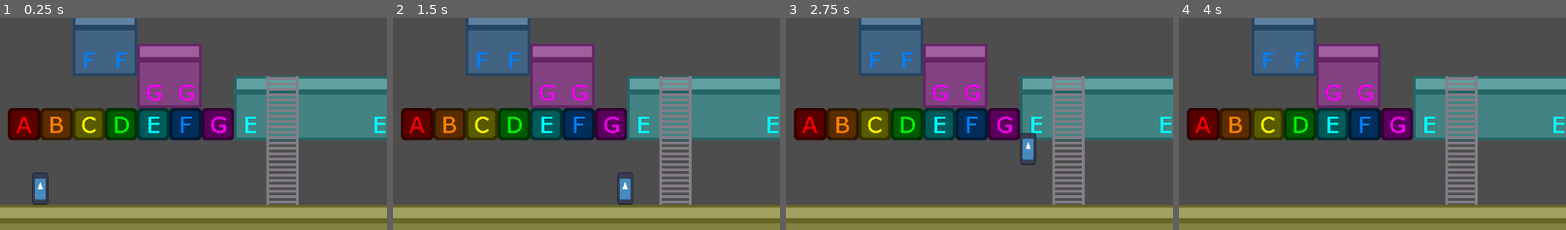
Above: before the commit, frames 1-4 (left to right).
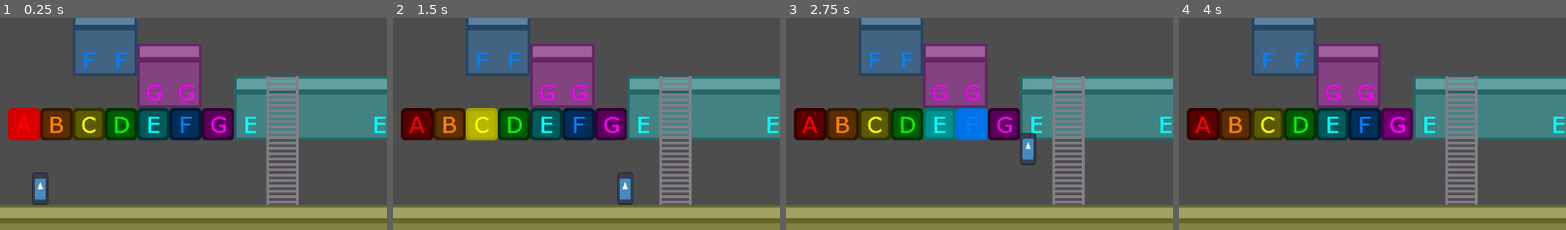
Above: after the commit, the same moments.

Repository: nicom7/game-off-2023
Game: Godot game, scene res://levels/world.tscn
Same seed, same stepped clock (60 frames per second), same inputs: the game is played once before the commit and once after it. The engine's default icon, where the game draws it, is replaced by a stand-in: a white triangle on a blue panel in a dark square.
Inputs:
- Up to frame 1 (0.25 s): no input
- Up to frame 2 (1.5 s): hold Right (ui_right) from 0.53 s (still down); tap U (A_note) at 0.6 s; tap I (B_note) at 1.35 s
- Up to frame 3 (2.75 s): release Right (ui_right) at 2.03 s; hold Left (ui_left) from 2.03 s (still down); tap O (C_note) at 2.1 s
- Up to frame 4 (4 s): release Left (ui_left) at 2.78 s; hold Right (ui_right) from 2.78 s (still down); tap P (D_note) at 2.85 s; tap R (E_note) at 3.6 s
The pictures show only the part of the screen within x 3-53%, y 39-89%; the shares and areas given below are measured in that part.

The runs differ from the first frame. In frame 1, 1.2% of the frame differs, in the area x 2-11%, y 42-58%; in frame 2, 1.2%; in frame 3, 2.4%, in the area x 35-53%, y 42-58%; in frame 4, less than 0.1%.

Commit message:
Implement BlockSequence (wip)
- Play demo ascending sequence on ready
- Play random sequence of increasing length consecutively (wip)

Diff:
--- a/game_objects/switch_blocks/switch_block.tscn
+++ b/game_objects/switch_blocks/switch_block.tscn
@@ -33,6 +33,21 @@
 "values": [Color(1, 1, 1, 0)]
 }
 
+[sub_resource type="Animation" id="Animation_nhaao"]
+resource_name = "hit_invalid"
+tracks/0/type = "value"
+tracks/0/imported = false
+tracks/0/enabled = true
+tracks/0/path = NodePath("Block/HitVFX:modulate")
+tracks/0/interp = 1
+tracks/0/loop_wrap = true
+tracks/0/keys = {
+"times": PackedFloat32Array(0, 1),
+"transitions": PackedFloat32Array(1, 1),
+"update": 0,
+"values": [Color(0, 0, 0, 1), Color(0, 0, 0, 0)]
+}
+
 [sub_resource type="Animation" id="Animation_xxq1r"]
 resource_name = "hit_valid"
 tracks/0/type = "value"
@@ -46,21 +61,6 @@
 "transitions": PackedFloat32Array(1, 1),
 "update": 0,
 "values": [Color(1, 1, 1, 1), Color(1, 1, 1, 0)]
-}
-
-[sub_resource type="Animation" id="Animation_nhaao"]
-resource_name = "hit_invalid"
-tracks/0/type = "value"
-tracks/0/imported = false
-tracks/0/enabled = true
-tracks/0/path = NodePath("Block/HitVFX:modulate")
-tracks/0/interp = 1
-tracks/0/loop_wrap = true
-tracks/0/keys = {
-"times": PackedFloat32Array(0, 1),
-"transitions": PackedFloat32Array(1, 1),
-"update": 0,
-"values": [Color(0, 0, 0, 1), Color(0, 0, 0, 0)]
 }
 
 [sub_resource type="AnimationLibrary" id="AnimationLibrary_2f47l"]
--- /dev/null
+++ b/levels/block_sequence.gd
@@ -0,0 +1,40 @@
+extends Node
+
+@export_range(1, 99) var sequence_length_max: int = 7
+
+var _blocks: Array[SwitchBlock] = []
+var _current_sequence: Array[int] = []
+
+signal sequence_played
+
+func _play_sequence(blocks: Array) -> void:
+	var timer: Timer = $BlockTimer
+	for b in blocks:
+		_blocks[b].hit()
+		timer.start()
+		await $BlockTimer.timeout
+
+	sequence_played.emit()
+
+# Called when the node enters the scene tree for the first time.
+func _ready() -> void:
+	for c in get_children():
+		if c is SwitchBlock:
+			_blocks.append(c)
+
+	_play_sequence(range(_blocks.size()))
+
+
+# Called every frame. 'delta' is the elapsed time since the previous frame.
+func _process(delta: float) -> void:
+	pass
+
+
+func _on_sequence_timer_timeout() -> void:
+	if _current_sequence.size() < sequence_length_max:
+		_current_sequence.append(randi_range(0, _blocks.size() - 1))
+		_play_sequence(_current_sequence)
+
+
+func _on_sequence_played() -> void:
+	$SequenceTimer.start()
--- a/levels/world.tscn
+++ b/levels/world.tscn
@@ -1,10 +1,11 @@
-[gd_scene load_steps=8 format=3 uid="uid://b7huf0srkra04"]
+[gd_scene load_steps=9 format=3 uid="uid://b7huf0srkra04"]
 
 [ext_resource type="Script" path="res://levels/world.gd" id="1_u7smd"]
 [ext_resource type="PackedScene" uid="uid://bfbbc1lm3doy7" path="res://game_objects/audio/ambient_note_player.tscn" id="2_573sm"]
 [ext_resource type="TileSet" uid="uid://bm8j5kvkieyqj" path="res://tilesets/environment.tres" id="3_d11al"]
 [ext_resource type="PackedScene" uid="uid://dqk2pedcucgnw" path="res://characters/player/player.tscn" id="6_ahra0"]
 [ext_resource type="PackedScene" uid="uid://dbwx5x1x0vi2d" path="res://game_objects/switch_blocks/switch_block.tscn" id="7_ki10g"]
+[ext_resource type="Script" path="res://levels/block_sequence.gd" id="8_xwl5r"]
 [ext_resource type="PackedScene" uid="uid://knuujq4ac74r" path="res://game_objects/ladders/ladder.tscn" id="8_y3bu1"]
 [ext_resource type="PackedScene" uid="uid://bxun5w5sv6twu" path="res://game_objects/walls/wall.tscn" id="9_w7oqa"]
 
@@ -62,39 +63,6 @@
 position = Vector2(1152, 288)
 rotation = -1.5708
 
-[node name="SwitchBlock" parent="." instance=ExtResource("7_ki10g")]
-modulate = Color(1, 1, 0, 1)
-position = Vector2(144, 384)
-tone = 2
-
-[node name="SwitchBlock4" parent="." instance=ExtResource("7_ki10g")]
-modulate = Color(0, 1, 0, 1)
-position = Vector2(192, 384)
-tone = 3
-
-[node name="SwitchBlock5" parent="." instance=ExtResource("7_ki10g")]
-modulate = Color(0, 1, 1, 1)
-position = Vector2(240, 384)
-tone = 4
-
-[node name="SwitchBlock6" parent="." instance=ExtResource("7_ki10g")]
-modulate = Color(0, 0.5, 1, 1)
-position = Vector2(288, 384)
-tone = 5
-
-[node name="SwitchBlock7" parent="." instance=ExtResource("7_ki10g")]
-modulate = Color(1, 0, 1, 1)
-position = Vector2(336, 384)
-tone = 6
-
-[node name="SwitchBlock8" parent="." instance=ExtResource("7_ki10g")]
-modulate = Color(1, 0.5, 0, 1)
-position = Vector2(96, 384)
-tone = 1
-
-[node name="SwitchBlock9" parent="." instance=ExtResource("7_ki10g")]
-position = Vector2(48, 384)
-
 [node name="SwitchBlock2" parent="." instance=ExtResource("7_ki10g")]
 modulate = Color(1, 0, 1, 1)
 position = Vector2(288, 144)
@@ -106,5 +74,51 @@
 position = Vector2(912, 0)
 tone = 5
 
+[node name="BlockSequence" type="Node" parent="."]
+script = ExtResource("8_xwl5r")
+
+[node name="SwitchBlockA" parent="BlockSequence" instance=ExtResource("7_ki10g")]
+position = Vector2(48, 384)
+
+[node name="SwitchBlockB" parent="BlockSequence" instance=ExtResource("7_ki10g")]
+modulate = Color(1, 0.5, 0, 1)
+position = Vector2(96, 384)
+tone = 1
+
+[node name="SwitchBlockC" parent="BlockSequence" instance=ExtResource("7_ki10g")]
+modulate = Color(1, 1, 0, 1)
+position = Vector2(144, 384)
+tone = 2
+
+[node name="SwitchBlockD" parent="BlockSequence" instance=ExtResource("7_ki10g")]
+modulate = Color(0, 1, 0, 1)
+position = Vector2(192, 384)
+tone = 3
+
+[node name="SwitchBlockE" parent="BlockSequence" instance=ExtResource("7_ki10g")]
+modulate = Color(0, 1, 1, 1)
+position = Vector2(240, 384)
+tone = 4
+
+[node name="SwitchBlockF" parent="BlockSequence" instance=ExtResource("7_ki10g")]
+modulate = Color(0, 0.5, 1, 1)
+position = Vector2(288, 384)
+tone = 5
+
+[node name="SwitchBlockG" parent="BlockSequence" instance=ExtResource("7_ki10g")]
+modulate = Color(1, 0, 1, 1)
+position = Vector2(336, 384)
+tone = 6
+
+[node name="SequenceTimer" type="Timer" parent="BlockSequence"]
+wait_time = 2.0
+one_shot = true
+
+[node name="BlockTimer" type="Timer" parent="BlockSequence"]
+wait_time = 0.5
+one_shot = true
+
 [connection signal="current_tone_changed" from="Player" to="." method="_on_player_current_tone_changed"]
 [connection signal="on_floor_changed" from="Player" to="." method="_on_player_on_floor_changed"]
+[connection signal="sequence_played" from="BlockSequence" to="BlockSequence" method="_on_sequence_played"]
+[connection signal="timeout" from="BlockSequence/SequenceTimer" to="BlockSequence" method="_on_sequence_timer_timeout"]
